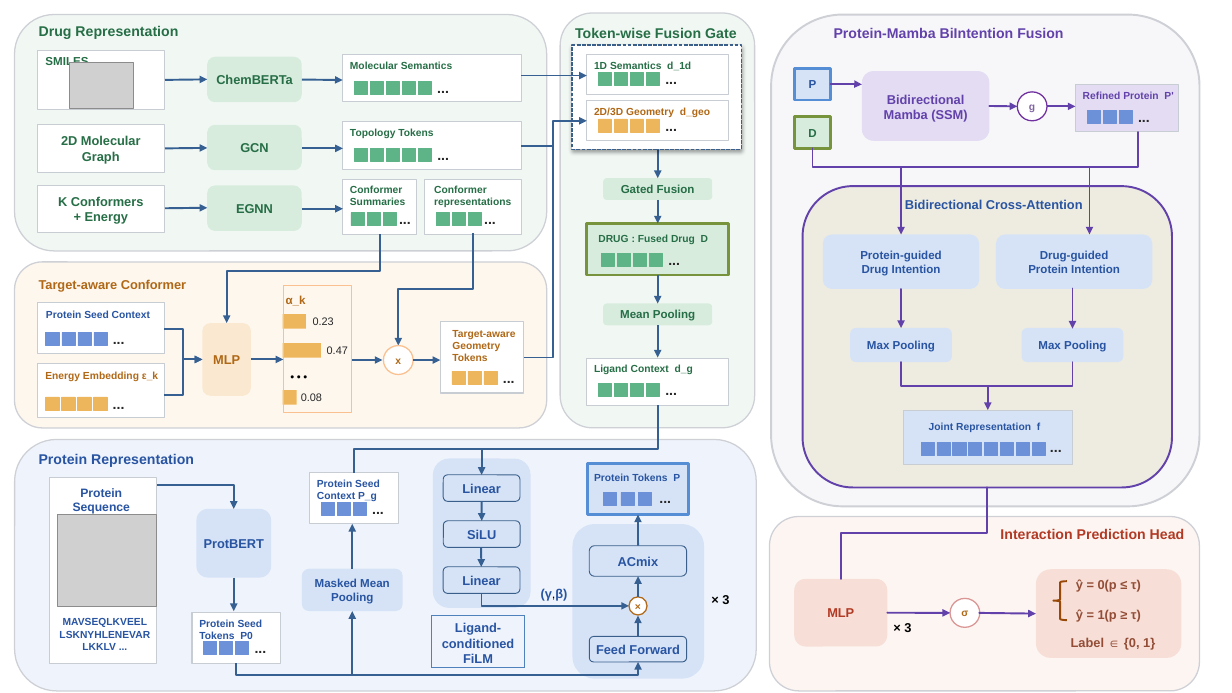
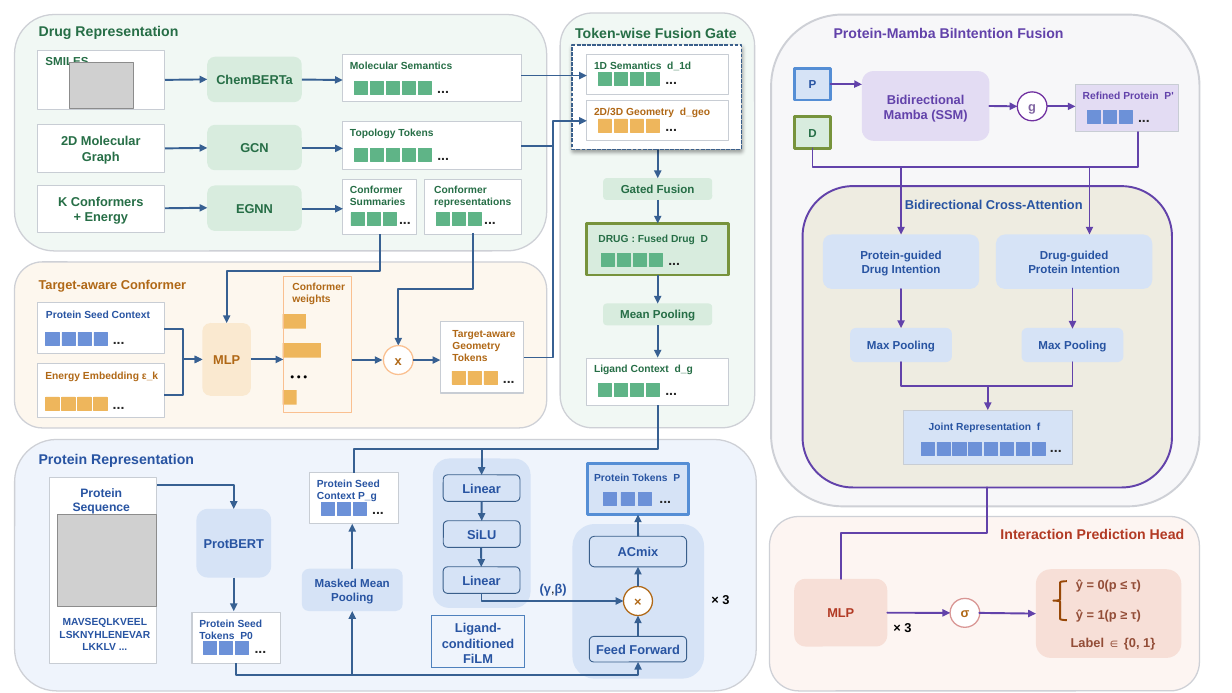
Before and after one commit to leleleocc/TAMR-DTI, a slide deck: slide 1 of tamr_dti_arch.pptx. Drawn at 1232x693 pixels with LibreOffice and Linux fonts; fonts in the diff are those of the drawing; grey boxes stand for pictures; background and template pictures are left out. Boxes give left, top, right and bottom in pixels: in the first picture for what was removed or moved away, otherwise in the second. Text is boxed around its words. In the diff, an @@ line names an element or a change of style, - is before the commit and + after.

```diff
--- a/tamr_dti_arch.pptx
+++ b/tamr_dti_arch.pptx
@@ ellipse "g" at (x1=1018, y1=91, x2=1047, y2=120): size 8 to 10 pt @@
@@ rectangle resized from (x1=283, y1=286, x2=351, y2=413) to (x1=283, y1=276, x2=351, y2=412) @@
@@ text removed at (x1=286, y1=295, x2=306, y2=306) @@
-α_k
@@ text added at (x1=292, y1=282, x2=345, y2=304), 8 pt, text #B06816, bold @@
+Conformer
+weights
@@ text removed at (x1=313, y1=317, x2=334, y2=325) @@
-0.23
@@ text removed at (x1=327, y1=346, x2=348, y2=354) @@
-0.47
@@ text removed at (x1=301, y1=393, x2=322, y2=401) @@
-0.08
@@ rounded rectangle "ACmix" moved from (x1=590, y1=546, x2=687, y2=577) to (x1=590, y1=536, x2=687, y2=567) @@
@@ arrow moved from (639, 546) - (638, 515) to (639, 536) - (638, 515) @@
@@ arrow moved from (638, 597) - (639, 577) to (638, 587) - (639, 567) @@
@@ elbow arrow moved from (482, 593) - (629, 606) to (482, 593) - (624, 601) @@
@@ text "(γ,β)" moved from (x1=541, y1=588, x2=568, y2=601) to (x1=540, y1=583, x2=567, y2=596) @@
@@ ellipse "×" at (x1=624, y1=587, x2=653, y2=616): size 8 to 10 pt @@
@@ ellipse "×" resized from (x1=629, y1=597, x2=648, y2=616) to (x1=624, y1=587, x2=653, y2=616) @@
```
Also in this commit, not shown: 1 other file.
